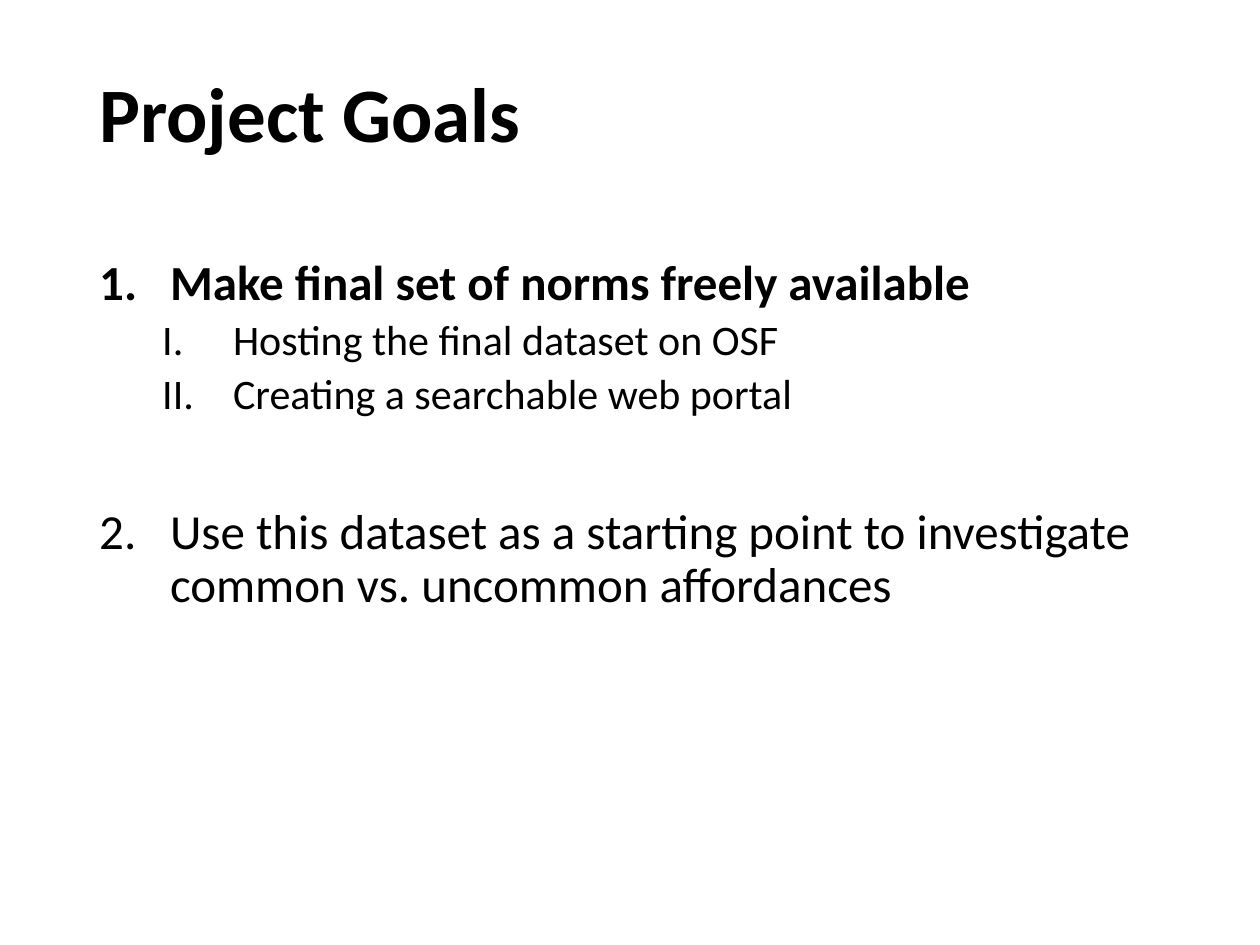
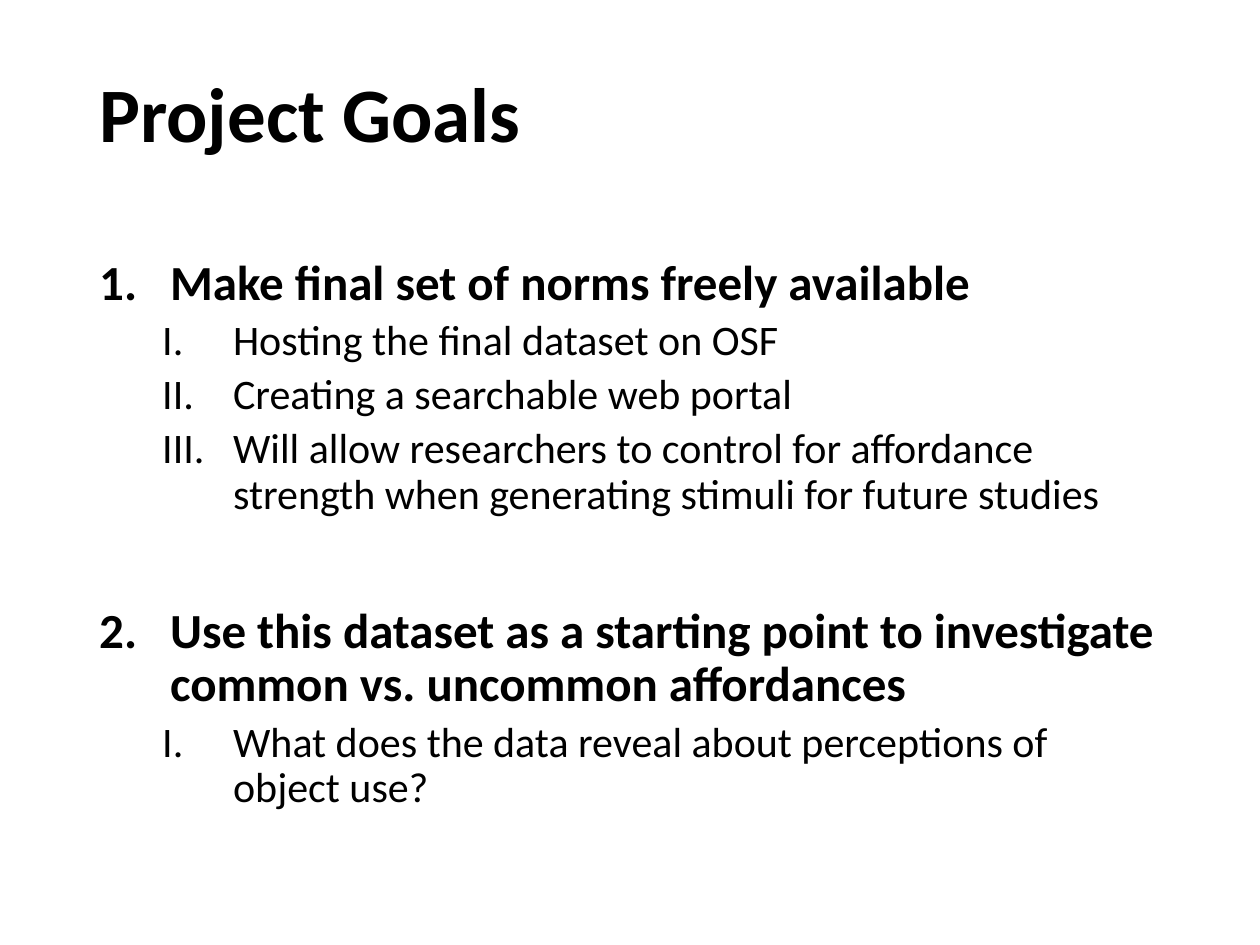
Before and after one commit to npm27/Affordance-Norms, a slide deck: slide 29 of 5 Presentations/UCONN 2022.pptx (slide 28 before the commit). Drawn at 1260x945 pixels with LibreOffice and Linux fonts; fonts in the diff are those of the drawing. Boxes give left, top, right and bottom in pixels: in the first picture for what was removed or moved away, otherwise in the second. Text is boxed around its words. In the diff, an @@ line names an element or a change of style, - is before the commit and + after.

```diff
--- a/5 Presentations/UCONN 2022.pptx
+++ b/5 Presentations/UCONN 2022.pptx
@@ text at (x1=233, y1=433, x2=1099, y2=517): paragraph added @@
+  III. Will allow researchers to control for affordance strength when generating stimuli for future studies
@@ text at (x1=170, y1=613, x2=1154, y2=702): bold on in "Use this dataset as a starting point ..." @@
@@ text at (x1=233, y1=727, x2=1047, y2=810): paragraph added @@
+  I. What does the data reveal about perceptions of object use?
```
Also in this commit, not shown: 12 other slides changed, 2 slides added, 1 slide removed.
